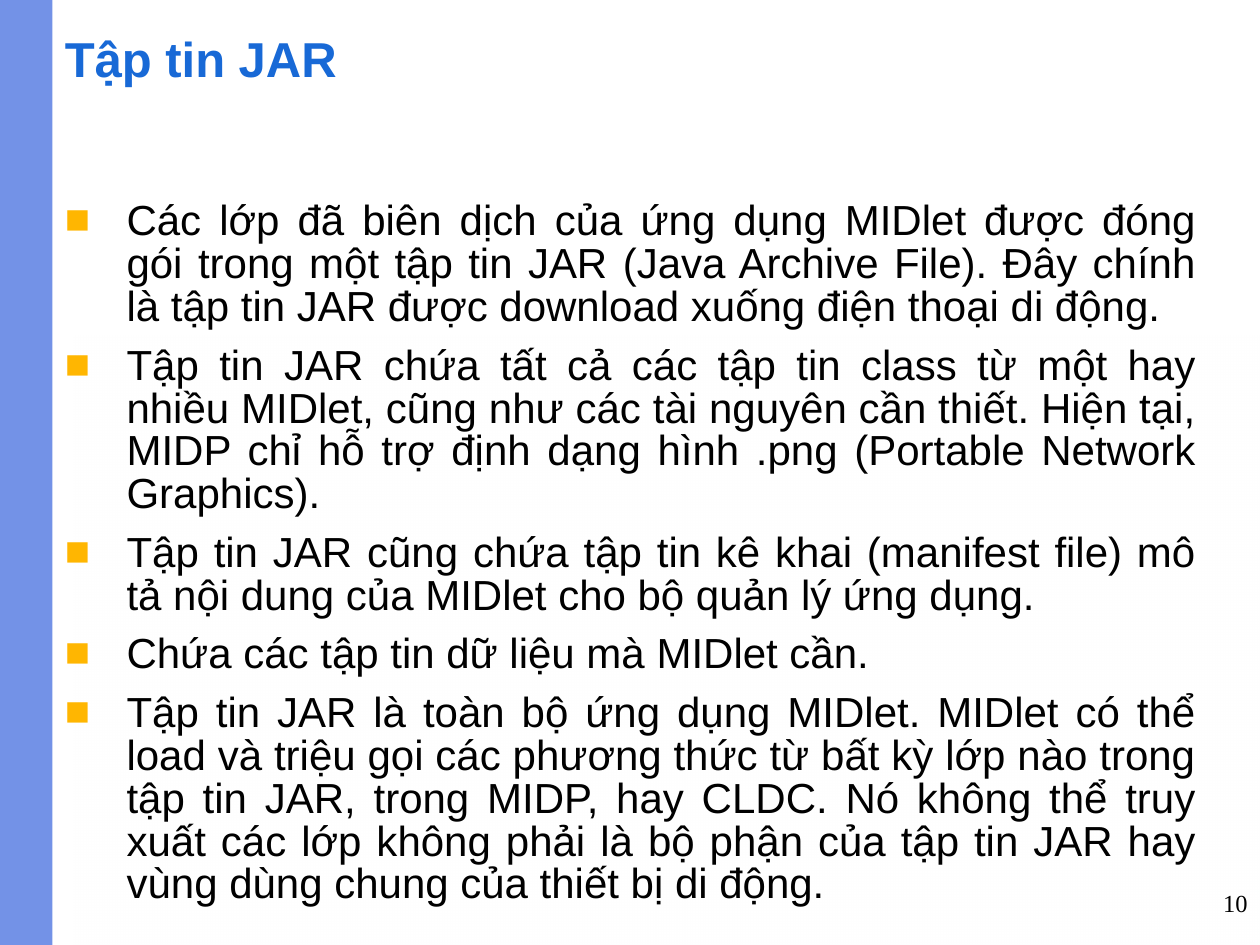
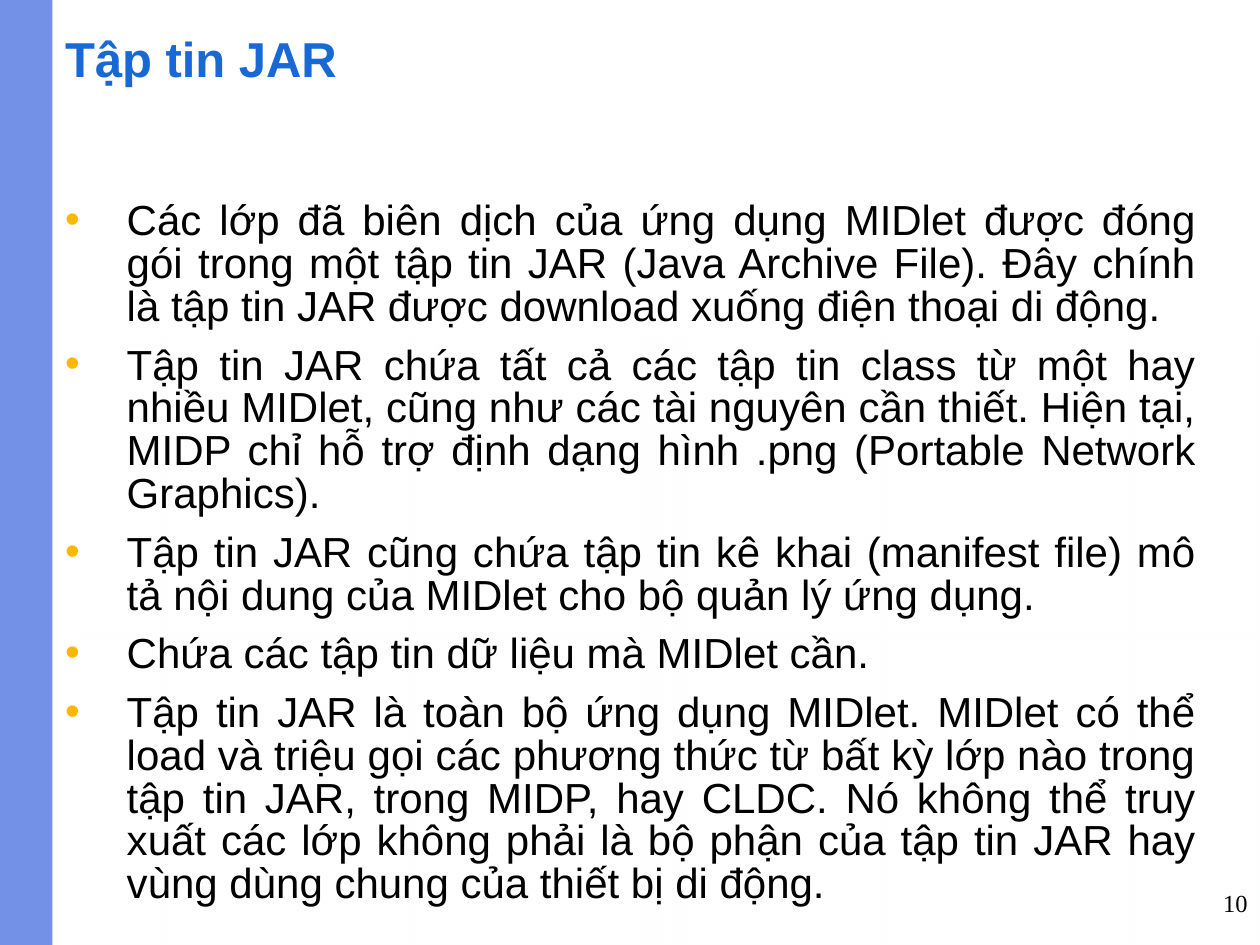
Before and after one commit to Doanlmit/tailieuchuyende08hcb, a slide deck: slide 10 of ChuyenDeLT_HienDai.ThayLoc/J2ME/Slide.J2ME/02-MIDLet.ppt. Drawn at 1260x945 pixels with LibreOffice and Linux fonts; fonts in the diff are those of the drawing; background and template pictures are left out. Boxes give left, top, right and bottom in pixels: in the first picture for what was removed or moved away, otherwise in the second. Text is boxed around its words. In the diff, an @@ line names an element or a change of style, - is before the commit and + after.

```diff
--- a/ChuyenDeLT_HienDai.ThayLoc/J2ME/Slide.J2ME/02-MIDLet.ppt
+++ b/ChuyenDeLT_HienDai.ThayLoc/J2ME/Slide.J2ME/02-MIDLet.ppt
@@ text "Các lớp đã biên dịch ..." at (x1=127, y1=203, x2=1196, y2=907): bullet ■ to • @@
@@ rectangle at (x1=73, y1=336, x2=693, y2=945): fill gradient #FFFFFF to #FEFEFE to gradient #FFFFFF @@
@@ rectangle at (x1=640, y1=336, x2=1260, y2=945): fill gradient #FFFFFF to #FEFEFE to gradient #FFFFFF @@
```
Also in this commit, not shown: 13 other slides changed, 2 other files.
